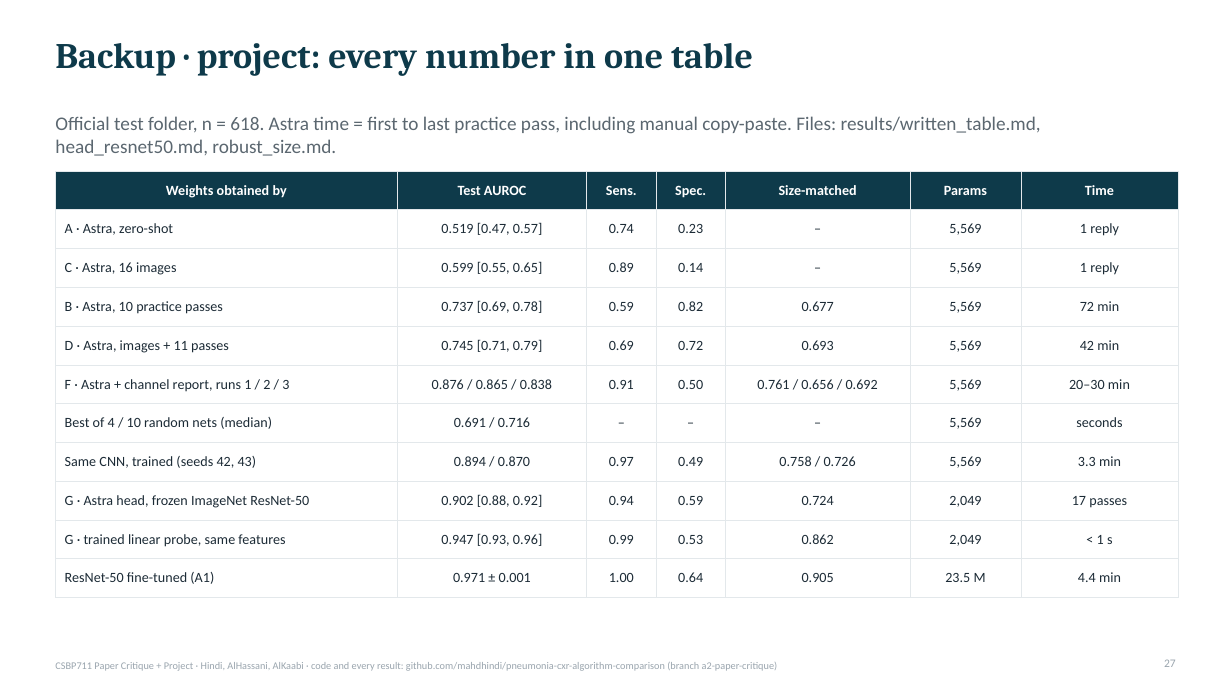
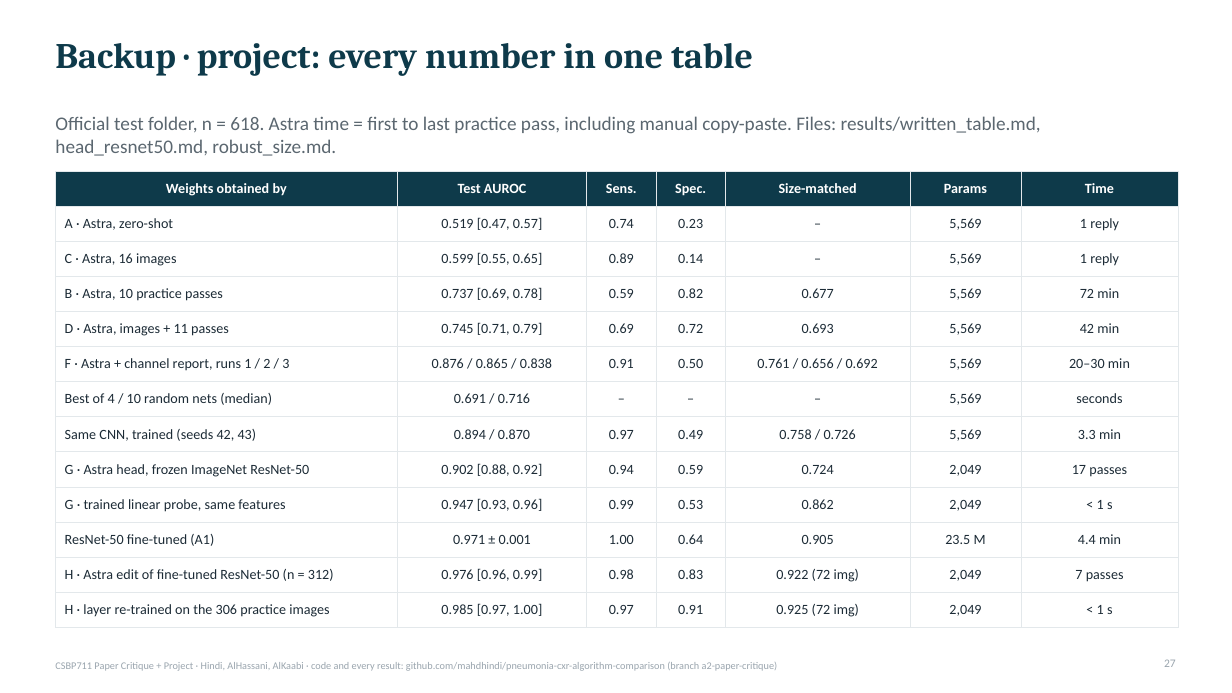
Before and after one commit to mahdhindi/pneumonia-cxr-algorithm-comparison, a slide deck: slide 27 of slides/CSBP711_Critique_Project_slides.pptx. Drawn at 1232x693 pixels with LibreOffice and Linux fonts; fonts in the diff are those of the drawing. Boxes give left, top, right and bottom in pixels: in the first picture for what was removed or moved away, otherwise in the second. Text is boxed around its words. In the diff, an @@ line names an element or a change of style, - is before the commit and + after.

```diff
--- a/slides/CSBP711_Critique_Project_slides.pptx
+++ b/slides/CSBP711_Critique_Project_slides.pptx
@@ table at (55,171,1178,621) @@
+row 12: H · Astra edit of fine-tuned ResNet-50 (n = 312) | 0.976 [0.96, 0.99] | 0.98 | 0.83 | 0.922 (72 img) | 2,049 | 7 passes
+row 13: H · layer re-trained on the 306 practice images | 0.985 [0.97, 1.00] | 0.97 | 0.91 | 0.925 (72 img) | 2,049 | < 1 s
```
Also in this commit, not shown: 2 other slides changed, 4 other files.
